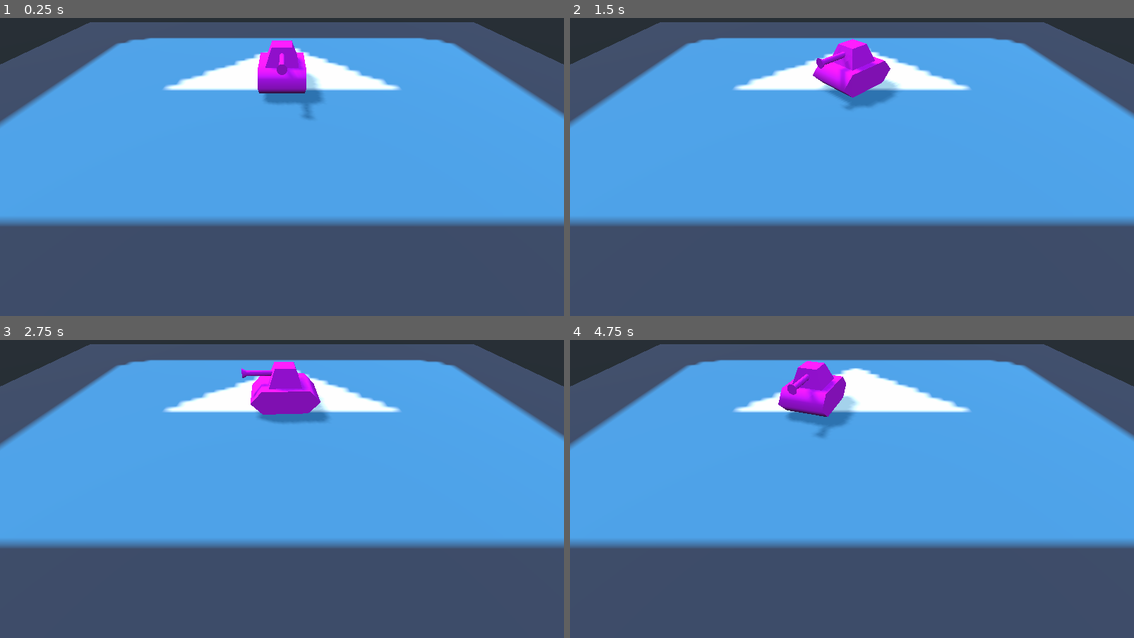
Above: before the commit, frames 1-4 (two rows, left to right).
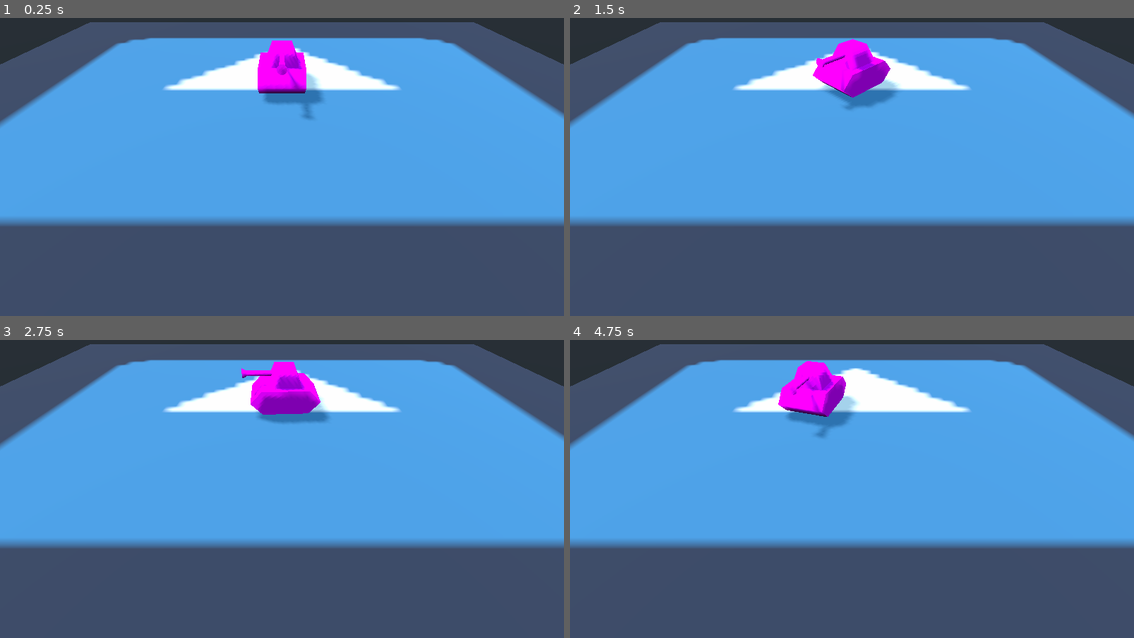
Above: after the commit, the same moments.

Repository: Hasnep/combatanks
Game: Godot game, scene res://World.tscn
Same seed, same stepped clock (60 frames per second), same inputs: the game is played once before the commit and once after it. The engine's default icon, where the game draws it, is replaced by a stand-in: a white triangle on a blue panel in a dark square.
Inputs:
- Up to frame 1 (0.25 s): no input
- Up to frame 2 (1.5 s): tap Enter at 0.5 s; hold Right (turn_right) 0.53-1.28 s; hold Down (move_backward) from 1.28 s (still down)
- Up to frame 3 (2.75 s): release Down (move_backward) at 2.03 s; hold Right (turn_right) from 2.03 s (still down)
- Up to frame 4 (4.75 s): release Right (turn_right) at 2.78 s; hold Up (move_forward) 2.78-3.53 s; hold Left (turn_left) from 3.53 s (still down)

The runs differ from the first frame. In frame 1, 1.1% of the frame differs, in the area x 45-55%, y 7-26%; in frame 2, 1.1%; in frame 3, 1.0%; in frame 4, 1.2%, in the area x 36-49%, y 7-25%.

Commit message:
Make tank texture cell shaded

Diff:
--- a/Tank/TankTexture.tres
+++ b/Tank/TankTexture.tres
@@ -1,4 +1,6 @@
 [gd_resource type="SpatialMaterial" format=2]
 
 [resource]
+params_diffuse_mode = 4
+params_specular_mode = 3
 albedo_color = Color( 1, 0, 1, 1 )
